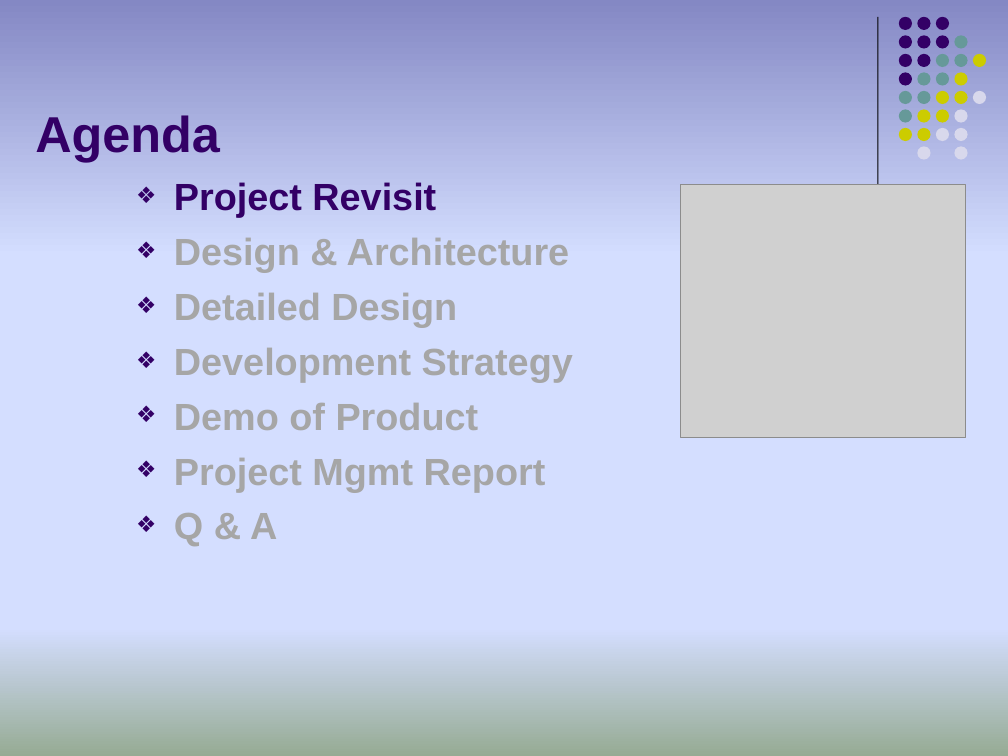
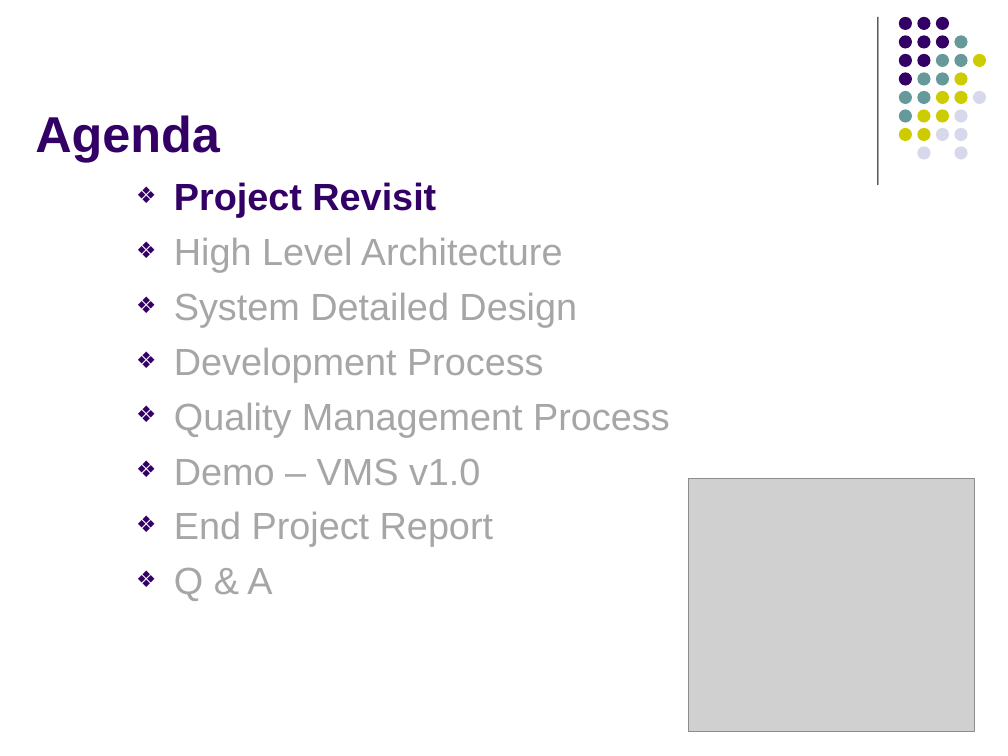
Before and after one commit to imireasa/mtech-se18-t08s, a slide deck: slide 2 of docs/W-9 Working Document/W-9.3 Presentation Slides/Phase 3/vms_presentation_3_v0.1.pptx. Drawn at 1008x756 pixels with LibreOffice and Linux fonts; fonts in the diff are those of the drawing; grey boxes stand for pictures. Boxes give left, top, right and bottom in pixels: in the first picture for what was removed or moved away, otherwise in the second. Text is boxed around its words. In the diff, an @@ line names an element or a change of style, - is before the commit and + after.

```diff
--- a/docs/W-9 Working Document/W-9.3 Presentation Slides/Phase 3/vms_presentation_3_v0.1.pptx
+++ b/docs/W-9 Working Document/W-9.3 Presentation Slides/Phase 3/vms_presentation_3_v0.1.pptx
@@ background gradient #8488C4 to #D4DEFF to #96AB94 to #FFFFFF @@
@@ text at bbox=[174, 238, 670, 547]: text changed; bold off @@
-❖ Design & Architecture
-❖ Detailed Design
-❖ Development Strategy
-❖ Demo of Product
-❖ Project Mgmt Report
+❖ High Level Architecture
+❖ System Detailed Design
+❖ Development Process
+❖ Quality Management Process
+❖ Demo – VMS v1.0
+❖ End Project Report
@@ picture: place and size @@
-picture at bbox=[680, 184, 966, 437]
+picture at bbox=[688, 479, 974, 732]
@@ text at bbox=[174, 568, 272, 601]: bold off in "Q & A" @@
```
Also in this commit, not shown: 9 other slides changed, 17 slides added, 20 slides removed.
